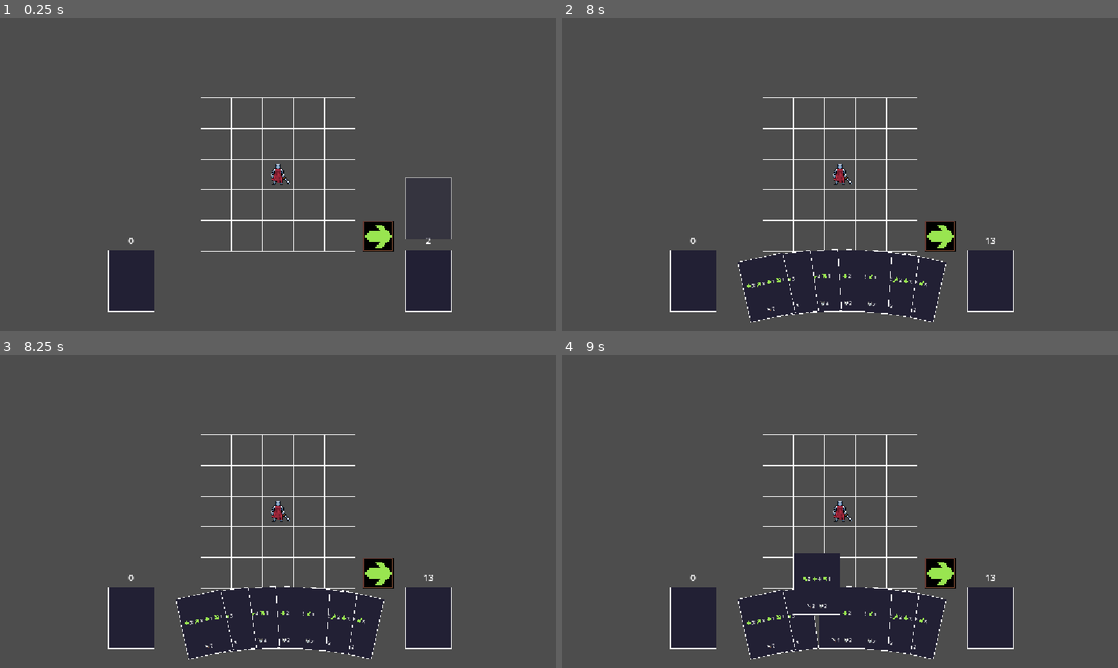
Above: before the commit, frames 1-4 (two rows, left to right).
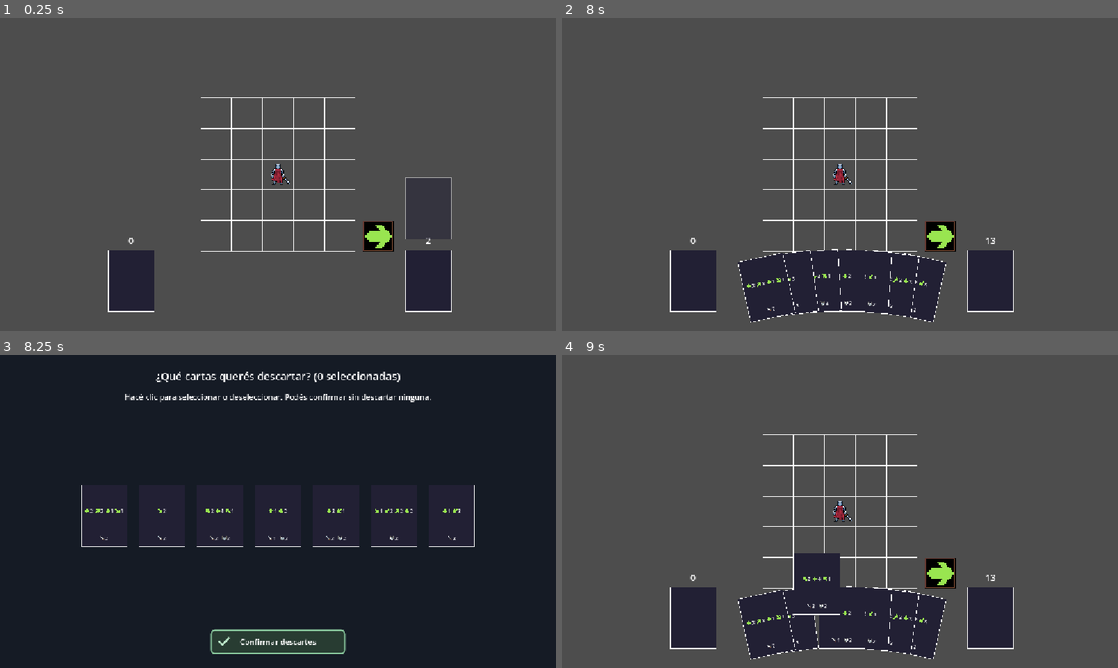
Above: after the commit, the same moments.

Repository: TheLizarditto/Foxtrot1Prototipo
Game: Godot game, scene res://Scenes/main.tscn
Same seed, same stepped clock (60 frames per second), same inputs: the game is played once before the commit and once after it.
Inputs (mouse positions are in pixels of both pictures, inside the frame that each line leads up to):
- Up to frame 1 (0.25 s): no input
- Up to frame 2 (8 s): move the mouse to (962, 158) at 0.52 s; click (962, 158) at 0.67 s; move the mouse to (728, 190) at 1.27 s; click (728, 190) at 1.42 s; move the mouse to (895, 105) at 2.02 s; click (895, 105) at 2.17 s; move the mouse to (812, 237) at 2.77 s; click (812, 237) at 2.92 s; move the mouse to (1006, 221) at 3.52 s; click (1006, 221) at 3.67 s; move the mouse to (673, 127) at 4.27 s; click (673, 127) at 4.42 s; move the mouse to (867, 174) at 5.02 s; click (867, 174) at 5.17 s; move the mouse to (756, 96) at 5.77 s; click (756, 96) at 5.92 s; move the mouse to (962, 158) at 6.52 s; click (962, 158) at 6.67 s; move the mouse to (728, 190) at 7.27 s; click (728, 190) at 7.42 s
- Up to frame 3 (8.25 s): click (378, 574) at 8 s
- Up to frame 4 (9 s): click (840, 642) at 8.75 s, where only the run after the commit has a clickable "Confirmar descartes"

Frames 1-2 are identical in both runs. In frame 3, 92% of the frame differs, in the area x 0-100%, y 0-100%; in frame 4, nothing differs.

Commit message:
feat: agrego el poder descartar cartas

Diff:
--- /dev/null
+++ b/Assets/Turno/confirmar_descarte.svg
@@ -0,0 +1,4 @@
+<svg xmlns="http://www.w3.org/2000/svg" width="280" height="52" viewBox="0 0 280 52">
+  <rect x="2" y="2" width="276" height="48" rx="8" fill="#283c32" stroke="#8ac99e" stroke-width="3"/>
+  <path d="M18 26l7 7 13-15" fill="none" stroke="#bde8ca" stroke-width="4" stroke-linecap="round" stroke-linejoin="round"/>
+</svg>
--- a/Scripts/mano.gd
+++ b/Scripts/mano.gd
@@ -1,5 +1,7 @@
 extends Node2D
 class_name Mano
+
+signal accion_en_curso_cambiada(en_curso: bool)
 
 const ESCENA_CARTA := preload("res://Scenes/carta.tscn")
 
@@ -25,6 +27,7 @@
 var carta_en_hover: Node2D
 var tween_hover: Tween
 var mano_lista_para_seleccion := false
+var accion_en_curso := false
 
 
 # Detecta la carta bajo el mouse y la muestra en una posicion legible.
@@ -37,8 +40,10 @@
 	if not mano_lista_para_seleccion:
 		return
 
-	if event is InputEventMouseButton and event.button_index == MOUSE_BUTTON_LEFT and event.pressed:
-		_usar_carta_en_posicion(to_local(get_global_mouse_position()))
+	if event is InputEventMouseButton and event.pressed:
+		var posicion_local: Vector2 = get_global_transform_with_canvas().affine_inverse() * event.position
+		if event.button_index == MOUSE_BUTTON_LEFT:
+			_usar_carta_en_posicion(posicion_local)
 	elif event is InputEventScreenTouch and event.pressed:
 		_usar_carta_en_posicion(get_global_transform_with_canvas().affine_inverse() * event.position)
 
@@ -133,8 +138,11 @@
 	return carta_visual
 
 
-# Ejecuta la carta elegida, la elimina de la mano y la anima hasta el descarte.
+# Ejecuta la carta jugada y la anima hasta el mazo de descarte.
 func _usar_carta_en_posicion(posicion_local: Vector2) -> void:
+	if not mano_lista_para_seleccion or accion_en_curso:
+		return
+
 	var carta_visual := carta_en_hover
 	if carta_visual == null or not is_instance_valid(carta_visual):
 		return
@@ -148,11 +156,25 @@
 		return
 
 	mano_lista_para_seleccion = false
+	accion_en_curso = true
+	accion_en_curso_cambiada.emit(true)
+	get_viewport().set_input_as_handled()
 	if tween_hover != null and tween_hover.is_valid():
 		tween_hover.kill()
 	carta_en_hover = null
 
 	await carta_visual.ejecutar()
+	await _descartar_carta(carta_visual, mazo_descarte)
+	mano_lista_para_seleccion = not esta_vacia()
+	accion_en_curso = false
+	accion_en_curso_cambiada.emit(false)
+
+
+# Quita una carta y reutiliza la animacion y el almacenamiento del descarte.
+func _descartar_carta(carta_visual: Node2D, mazo_descarte: MazoDescarte) -> void:
+	var indice := cartas_visuales.find(carta_visual)
+	if indice < 0:
+		return
 	var datos_carta: Dictionary = mano[indice]
 	mano.remove_at(indice)
 	cartas_visuales.remove_at(indice)
@@ -160,7 +182,34 @@
 	mazo_descarte.recibir_carta(datos_carta)
 	carta_visual.queue_free()
 	_actualizar_disposicion_visual()
+
+
+# Descarta las cartas confirmadas al terminar el turno, sin ejecutar sus efectos.
+func descartar_cartas(indices: Array[int]) -> void:
+	var mazo_descarte := get_node_or_null(ruta_mazo_descarte) as MazoDescarte
+	if mazo_descarte == null or accion_en_curso:
+		return
+	var elegidas: Array[Node2D] = []
+	for indice in indices:
+		if indice >= 0 and indice < cartas_visuales.size() and not elegidas.has(cartas_visuales[indice]):
+			elegidas.append(cartas_visuales[indice])
+	mano_lista_para_seleccion = false
+	accion_en_curso = true
+	accion_en_curso_cambiada.emit(true)
+	for carta_visual in elegidas:
+		await _descartar_carta(carta_visual, mazo_descarte)
 	mano_lista_para_seleccion = not esta_vacia()
+	accion_en_curso = false
+	accion_en_curso_cambiada.emit(false)
+
+
+# Suspende la interaccion con la mano mientras se eligen los descartes.
+func preparar_seleccion_descarte() -> void:
+	mano_lista_para_seleccion = false
+	if tween_hover != null and tween_hover.is_valid():
+		tween_hover.kill()
+	carta_en_hover = null
+	_actualizar_disposicion_visual()
 
 
 # Reutiliza el recorrido curvo de robo para llevar la carta jugada al descarte.
@@ -182,6 +231,12 @@
 		carta_visual,
 		"scale",
 		escala_inicial_robo,
+		maxf(duracion_llevar_a_mano, 0.0)
+	)
+	tween.parallel().tween_property(
+		carta_visual,
+		"rotation",
+		mazo_descarte.global_rotation - global_rotation,
 		maxf(duracion_llevar_a_mano, 0.0)
 	)
 	tween.parallel().tween_property(
--- /dev/null
+++ b/Scripts/seleccion_descarte.gd
@@ -0,0 +1,139 @@
+extends CanvasLayer
+
+signal confirmado(indices: Array[int])
+
+const ESCENA_CARTA := preload("res://Scenes/carta.tscn")
+const TEXTURA_CONFIRMAR := preload("res://Assets/Turno/confirmar_descarte.svg")
+
+var panel: Control
+var grilla: GridContainer
+var pregunta: Label
+var boton_confirmar: TextureButton
+var seleccionadas: Array[int] = []
+var marcos: Array[Panel] = []
+
+
+func _ready() -> void:
+	layer = 20
+	panel = ColorRect.new()
+	panel.color = Color("151b25")
+	panel.set_anchors_and_offsets_preset(Control.PRESET_FULL_RECT)
+	add_child(panel)
+	var margen := MarginContainer.new()
+	margen.set_anchors_and_offsets_preset(Control.PRESET_FULL_RECT)
+	for lado in ["left", "top", "right", "bottom"]:
+		margen.add_theme_constant_override("margin_" + lado, 28)
+	panel.add_child(margen)
+	var contenido := VBoxContainer.new()
+	contenido.add_theme_constant_override("separation", 16)
+	margen.add_child(contenido)
+	pregunta = Label.new()
+	pregunta.horizontal_alignment = HORIZONTAL_ALIGNMENT_CENTER
+	pregunta.autowrap_mode = TextServer.AUTOWRAP_WORD_SMART
+	pregunta.add_theme_font_size_override("font_size", 22)
+	contenido.add_child(pregunta)
+	var ayuda := Label.new()
+	ayuda.text = "Hacé clic para seleccionar o deseleccionar. Podés confirmar sin descartar ninguna."
+	ayuda.horizontal_alignment = HORIZONTAL_ALIGNMENT_CENTER
+	ayuda.autowrap_mode = TextServer.AUTOWRAP_WORD_SMART
+	contenido.add_child(ayuda)
+	var scroll := ScrollContainer.new()
+	scroll.size_flags_vertical = Control.SIZE_EXPAND_FILL
+	contenido.add_child(scroll)
+	var centro := CenterContainer.new()
+	centro.size_flags_horizontal = Control.SIZE_EXPAND_FILL
+	centro.size_flags_vertical = Control.SIZE_EXPAND_FILL
+	scroll.add_child(centro)
+	grilla = GridContainer.new()
+	grilla.add_theme_constant_override("h_separation", 8)
+	grilla.add_theme_constant_override("v_separation", 8)
+	centro.add_child(grilla)
+	boton_confirmar = TextureButton.new()
+	boton_confirmar.texture_normal = TEXTURA_CONFIRMAR
+	boton_confirmar.size_flags_horizontal = Control.SIZE_SHRINK_CENTER
+	boton_confirmar.mouse_default_cursor_shape = Control.CURSOR_POINTING_HAND
+	boton_confirmar.pressed.connect(_confirmar)
+	contenido.add_child(boton_confirmar)
+	var texto := Label.new()
+	texto.text = "Confirmar descartes"
+	texto.set_anchors_and_offsets_preset(Control.PRESET_FULL_RECT)
+	texto.horizontal_alignment = HORIZONTAL_ALIGNMENT_CENTER
+	texto.vertical_alignment = VERTICAL_ALIGNMENT_CENTER
+	texto.mouse_filter = Control.MOUSE_FILTER_IGNORE
+	boton_confirmar.add_child(texto)
+	get_viewport().size_changed.connect(_ajustar_columnas)
+	panel.hide()
+
+
+func abrir(cartas: Array[Dictionary]) -> void:
+	for hijo in grilla.get_children():
+		grilla.remove_child(hijo)
+		hijo.queue_free()
+	seleccionadas.clear()
+	marcos.clear()
+	boton_confirmar.disabled = false
+	for indice in range(cartas.size()):
+		var espacio := Control.new()
+		espacio.custom_minimum_size = Vector2(112, 144)
+		espacio.mouse_default_cursor_shape = Control.CURSOR_POINTING_HAND
+		espacio.gui_input.connect(_al_click_carta.bind(indice))
+		grilla.add_child(espacio)
+		var carta := ESCENA_CARTA.instantiate() as Carta
+		Carta.aplicar_datos(carta, cartas[indice])
+		espacio.add_child(carta)
+		carta.position = espacio.custom_minimum_size / 2.0
+		_ignorar_mouse(carta)
+		var marco := Panel.new()
+		marco.position = Vector2(5, 5)
+		marco.size = Vector2(102, 134)
+		marco.mouse_filter = Control.MOUSE_FILTER_IGNORE
+		var estilo := StyleBoxFlat.new()
+		estilo.bg_color = Color.TRANSPARENT
+		estilo.border_color = Color("ff3838")
+		estilo.set_border_width_all(3)
+		marco.add_theme_stylebox_override("panel", estilo)
+		espacio.add_child(marco)
+		marco.hide()
+		marcos.append(marco)
+	_actualizar_pregunta()
+	_ajustar_columnas()
+	panel.show()
+
+
+func _ignorar_mouse(nodo: Node) -> void:
+	if nodo is Control:
+		nodo.mouse_filter = Control.MOUSE_FILTER_IGNORE
+	for hijo in nodo.get_children():
+		_ignorar_mouse(hijo)
+
+
+func _ajustar_columnas() -> void:
+	grilla.columns = maxi(1, mini(marcos.size(), int((get_viewport().get_visible_rect().size.x - 56.0) / 120.0)))
+
+
+func _al_click_carta(evento: InputEvent, indice: int) -> void:
+	if boton_confirmar.disabled:
+		return
+	if (evento is InputEventMouseButton and evento.button_index == MOUSE_BUTTON_LEFT and evento.pressed) or (evento is InputEventScreenTouch and evento.pressed):
+		if seleccionadas.has(indice):
+			seleccionadas.erase(indice)
+		else:
+			seleccionadas.append(indice)
+		marcos[indice].visible = seleccionadas.has(indice)
+		_actualizar_pregunta()
+		panel.get_viewport().set_input_as_handled()
+
+
+func _actualizar_pregunta() -> void:
+	pregunta.text = "¿Qué cartas querés descartar? (%d seleccionadas)" % seleccionadas.size()
+	if marcos.is_empty():
+		pregunta.text = "No quedan cartas en la mano. Confirmá para pasar de turno."
+
+
+func _confirmar() -> void:
+	if boton_confirmar.disabled or not panel.visible:
+		return
+	boton_confirmar.disabled = true
+	panel.hide()
+	seleccionadas.sort()
+	confirmado.emit(seleccionadas.duplicate())
--- a/Scripts/turnos.gd
+++ b/Scripts/turnos.gd
@@ -11,10 +11,17 @@
 @onready var mano: Mano = get_node(ruta_mano)
 @onready var boton_turno: TextureButton = $BotonTurno
 
+const SELECCION_DESCARTE := preload("res://Scripts/seleccion_descarte.gd")
+
 var turno_actual: int = 0
+var pasando_turno := false
+var seleccion_descarte: CanvasLayer
 
 # Prepara el primer turno cuando el nodo entra en escena.
 func _ready() -> void:
+	mano.accion_en_curso_cambiada.connect(_al_cambiar_accion_mano)
+	seleccion_descarte = SELECCION_DESCARTE.new()
+	add_child(seleccion_descarte)
 	await get_tree().process_frame
 	await iniciar_primer_turno()
 
@@ -37,12 +44,27 @@
 func avanzar_turno() -> void:
 	turno_actual += 1
 
-# Responde al boton de turno rellenando los espacios libres antes de avanzar.
+# Permite elegir descartes y confirmar antes de rellenar la mano y avanzar.
 func _al_presionar_boton_turno() -> void:
+	if mano.accion_en_curso or boton_turno.disabled or pasando_turno:
+		return
+	pasando_turno = true
 	_bloquear_boton_turno(true)
+	mano.preparar_seleccion_descarte()
+	mano.visible = false
+	seleccion_descarte.abrir(mano.obtener_cartas())
+	var indices: Array[int] = await seleccion_descarte.confirmado
+	mano.visible = true
+	await mano.descartar_cartas(indices)
 	await _rellenar_mano_para_siguiente_turno()
 	avanzar_turno()
+	pasando_turno = false
+	mano.mano_lista_para_seleccion = not mano.esta_vacia()
 	_bloquear_boton_turno(false)
+
+
+func _al_cambiar_accion_mano(en_curso: bool) -> void:
+	_bloquear_boton_turno(en_curso or pasando_turno)
 
 
 # Roba solo las cartas necesarias; si el mazo se vacia, lo recarga desde el descarte.
Not shown, added: Assets/Turno/confirmar_descarte.svg.import
Not shown, added: Scripts/seleccion_descarte.gd.uid
